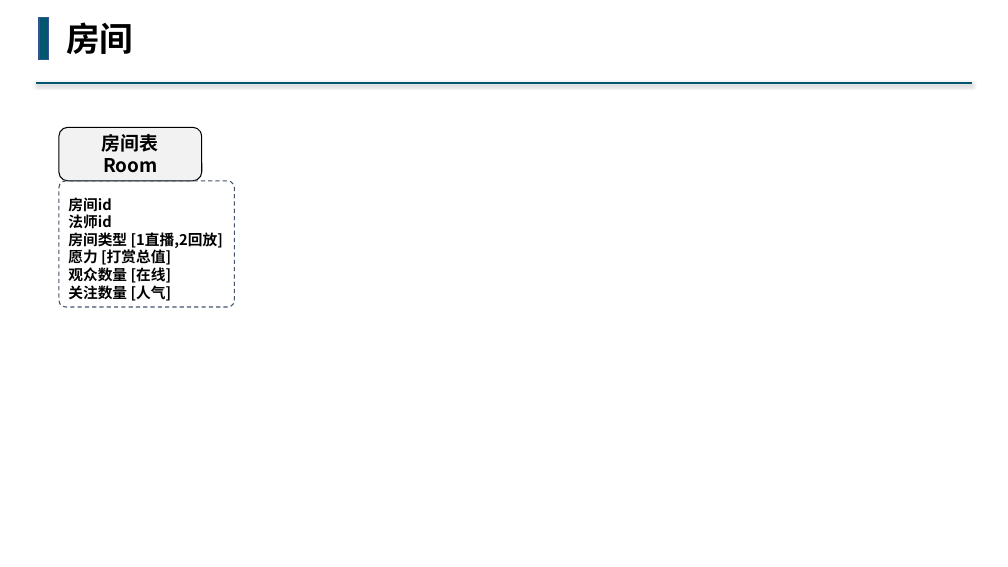
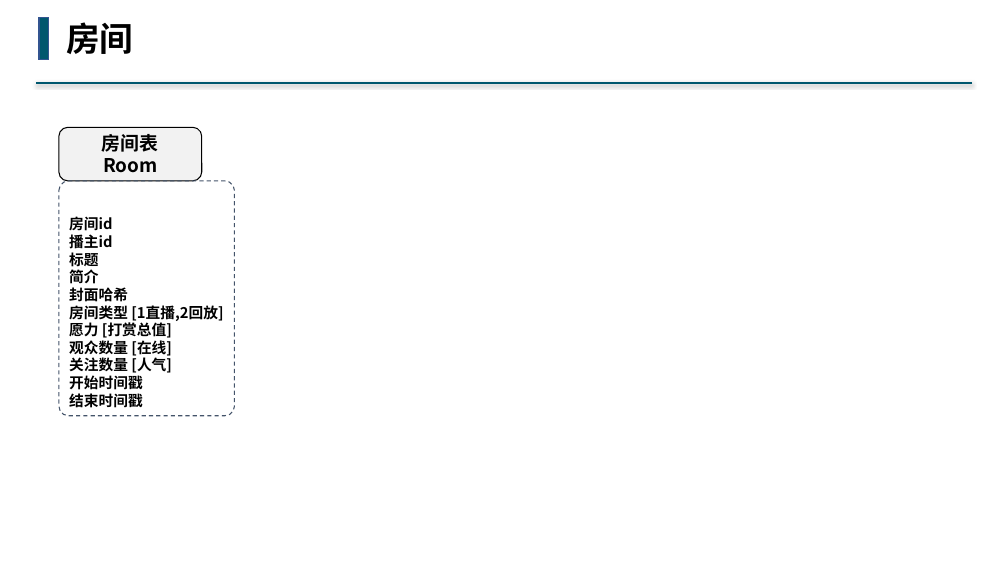
Before and after one commit to buddhachain/buddhaContract, a slide deck: slide 2 of doc/04.直播.pptx. Drawn at 1008x567 pixels with LibreOffice and Linux fonts; fonts in the diff are those of the drawing. Boxes give left, top, right and bottom in pixels: in the first picture for what was removed or moved away, otherwise in the second. Text is boxed around its words. In the diff, an @@ line names an element or a change of style, - is before the commit and + after.

```diff
--- a/doc/04.直播.pptx
+++ b/doc/04.直播.pptx
@@ rounded rectangle "房间id": place and size @@
-rounded rectangle "房间id" at (59, 181, 234, 307)
+rounded rectangle "房间id" at (59, 181, 234, 416)
@@ text in rounded rectangle at (69, 234, 223, 322): text changed @@
-法师id
-房间类型 [1直播,2回放]
+播主id
+标题
+简介
+封面哈希
+房间类型 [1直播,2回放]
@@ text in rounded rectangle at (69, 375, 143, 408): paragraphs added @@
+开始时间戳
+结束时间戳
```
Also in this commit, not shown: 3 other slides changed, 1 other file.
